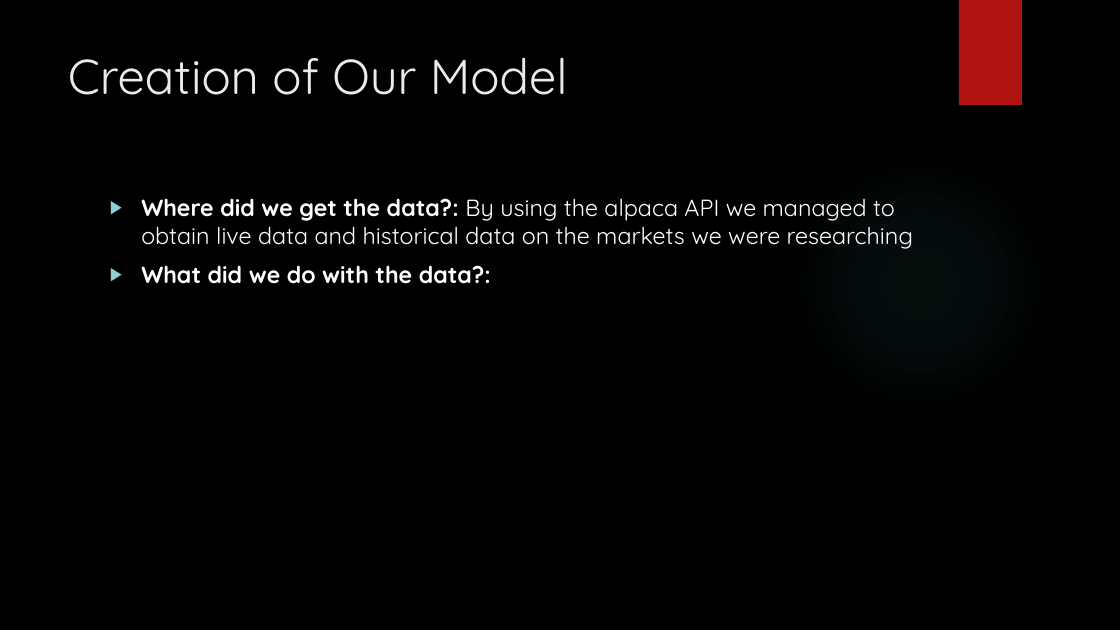
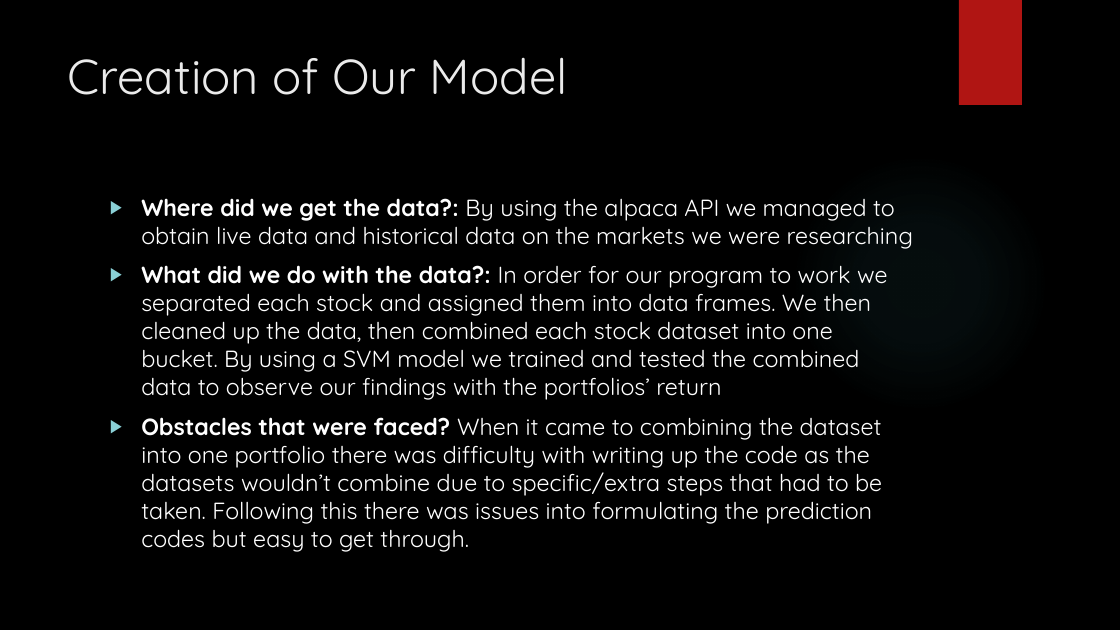
Before and after one commit to Damien-Nguyen/Analysis-of-Optimal-Investment-Portfolio, a slide deck: slide 4 of Stock Price Predictions & Analysis.pptx. Drawn at 1120x630 pixels with LibreOffice and Linux fonts; fonts in the diff are those of the drawing; background and template pictures are left out. Boxes give left, top, right and bottom in pixels: in the first picture for what was removed or moved away, otherwise in the second. Text is boxed around its words. In the diff, an @@ line names an element or a change of style, - is before the commit and + after.

Commit message:
presentation progress

```diff
--- a/Stock Price Predictions & Analysis.pptx
+++ b/Stock Price Predictions & Analysis.pptx
@@ text at (141, 265, 888, 552): text changed; bold off @@
-▶ What did we do with the data?:
+▶ What did we do with the data?: In order for our program to work we separated each stock and assigned them into data frames. We then cleaned up the data, then combined each stock dataset into one bucket. By using a SVM model we trained and tested the combined data to observe our findings with the portfolios’ return
+▶ Obstacles that were faced? When it came to combining the dataset into one portfolio there was difficulty with writing up the code as the datasets wouldn’t combine due to specific/extra steps that had to be taken. Following this there was issues into formulating the prediction codes but easy to get through.
```
Also in this commit, not shown: 1 other slide changed.
